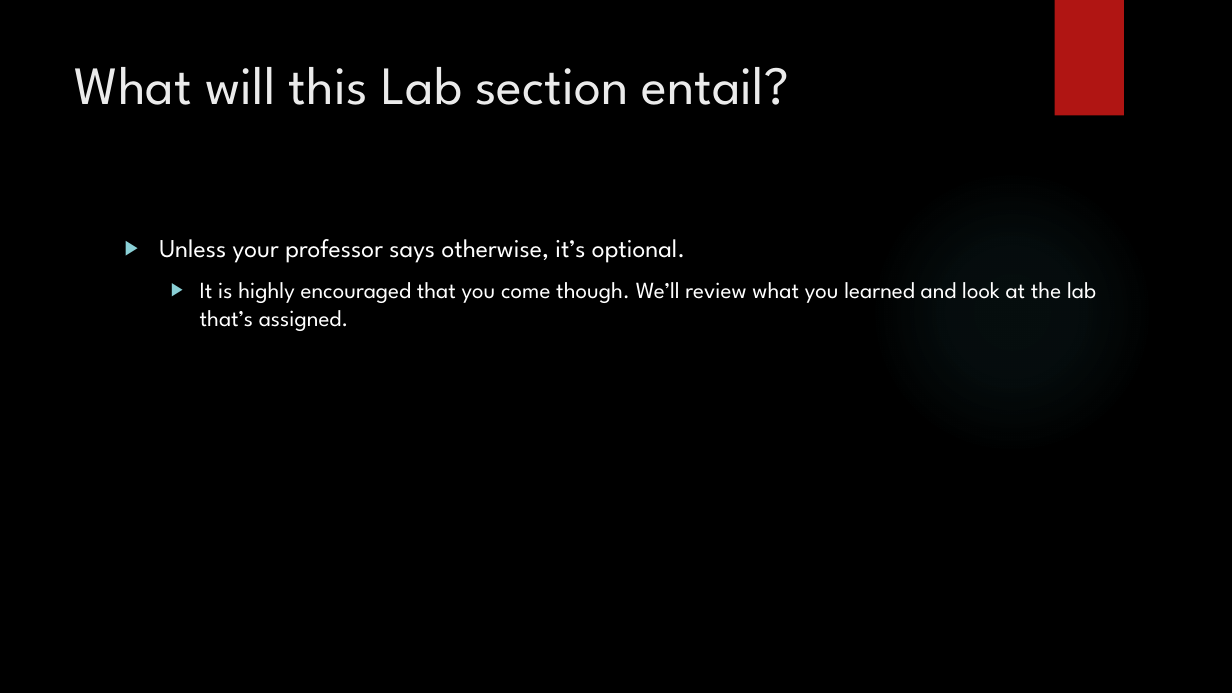
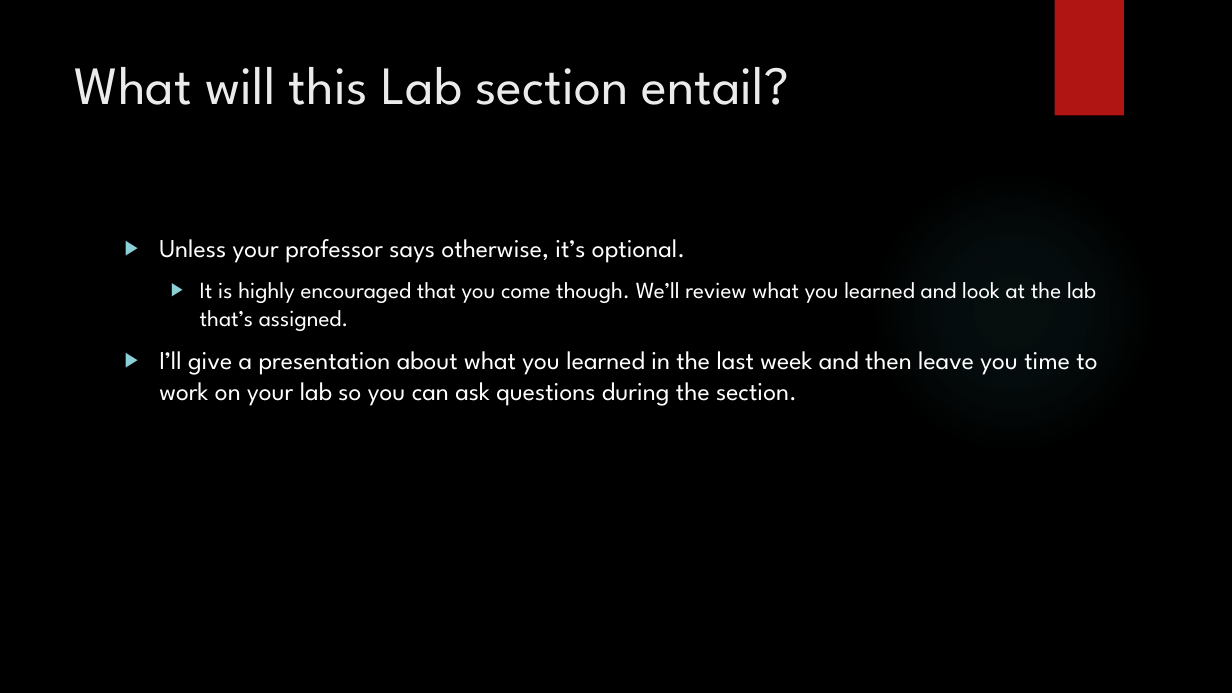
Before and after one commit to michaelbartlett17/cmpinf0401-recs, a slide deck: slide 5 of slides/0111Recitation.pptx. Drawn at 1232x693 pixels with LibreOffice and Linux fonts; fonts in the diff are those of the drawing; background and template pictures are left out. Boxes give left, top, right and bottom in pixels: in the first picture for what was removed or moved away, otherwise in the second. Text is boxed around its words. In the diff, an @@ line names an element or a change of style, - is before the commit and + after.

Commit message:
updated slides

```diff
--- a/slides/0111Recitation.pptx
+++ b/slides/0111Recitation.pptx
@@ text at (159,351,1097,406): paragraph added @@
+▶ I’ll give a presentation about what you learned in the last week and then leave you time to work on your lab so you can ask questions during the section.
```
Also in this commit, not shown: 1 other slide changed, 1 slide removed, 1 other file.
